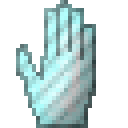
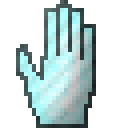
Layered file, before and after one edit (w=128, h=128). Changes by layer:
pixels changed over [16, 0, 96, 128] (layer not identified)
